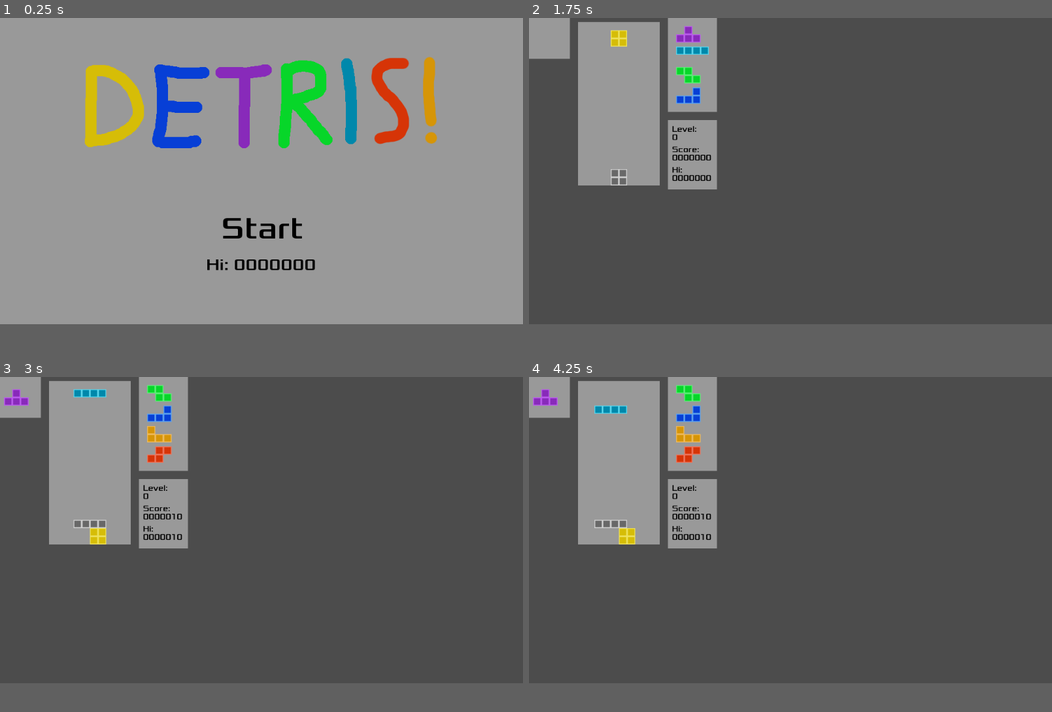
Above: before the commit, frames 1-4 (two rows, left to right).
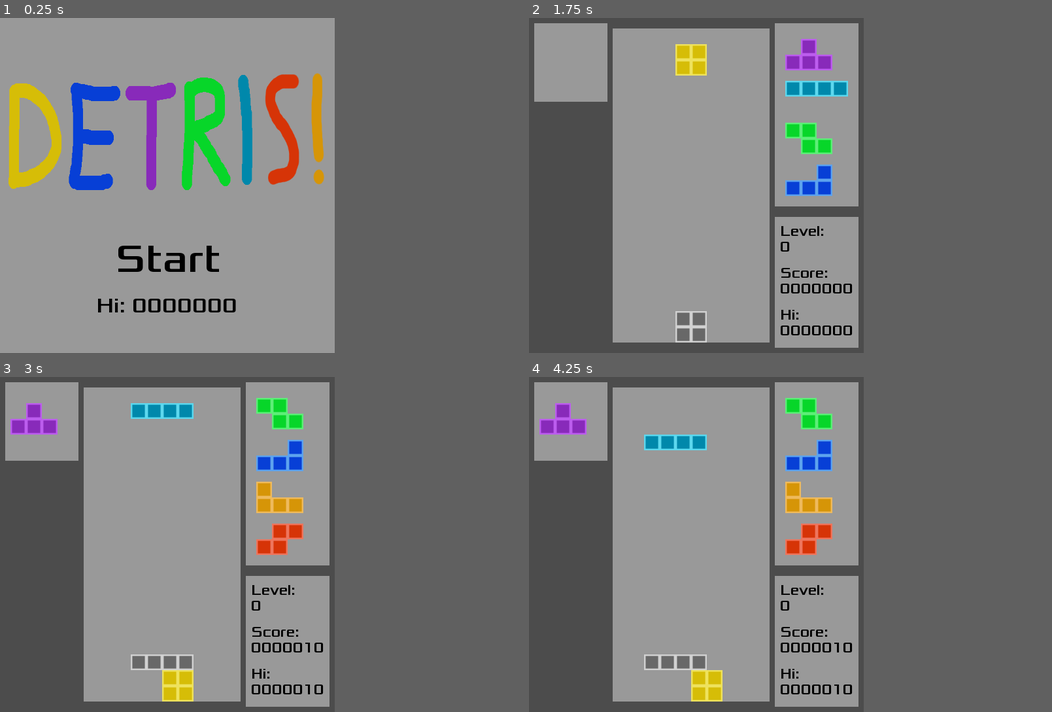
Above: after the commit, the same moments.

Repository: Boyquotes/Godot-Detris
Game: Godot game, scene res://TitleScreen.tscn
Same seed, same stepped clock (60 frames per second), same inputs: the game is played once before the commit and once after it. The project has no main scene, so this scene is started directly. Sound files missing from this copy of the repository are replaced by a short silence.
Inputs:
- Up to frame 1 (0.25 s): no input
- Up to frame 2 (1.75 s): tap Enter at 0.5 s; hold D (mino_right) 0.53-1.28 s; hold Z (mino_anticlockwise) 0.53-1.28 s; hold A (mino_left) from 1.28 s (still down); tap X (mino_clockwise) at 1.35 s
- Up to frame 3 (3 s): tap Space at 2 s; release A (mino_left) at 2.03 s; hold W (mino_hard_drop) 2.03-2.78 s; hold D (mino_right) from 2.03 s (still down); tap Shift (mino_hold) at 2.85 s
- Up to frame 4 (4.25 s): tap Enter at 3.5 s; release D (mino_right) at 3.53 s; hold A (mino_left) from 3.53 s (still down); hold S (mino_soft_drop) from 3.53 s (still down)
The window is 800x468 before the commit and 512x512 after it. Grey fills any space a smaller window leaves; there, only what the larger window draws over its background counts as a difference.

The runs differ from the first frame. In frame 1, 15% of the frame differs, in the area x 1-84%, y 11-88%; in frame 2, 40%; in frame 3, 40%, in the area x 0-63%, y 0-99%; in frame 4, 40%.

Commit message:
Resize entire game

Diff:
--- a/Hold.tscn
+++ b/Hold.tscn
@@ -6,8 +6,8 @@
 script = ExtResource( 2 )
 
 [node name="Panel" type="Panel" parent="."]
-margin_right = 80.0
-margin_bottom = 80.0
+margin_right = 112.0
+margin_bottom = 120.0
 __meta__ = {
 "_edit_use_anchors_": false
 }
--- a/Matrix.gd
+++ b/Matrix.gd
@@ -29,7 +29,7 @@
 
 
 func _ready() -> void:
-	$Panel.rect_size = Vector2(WIDTH, HEIGHT) * 16
+	$Panel.rect_size = Vector2(WIDTH, HEIGHT) * Mino.SIZE
 	emit_signal("queued_mino_requested")
 
 
@@ -69,13 +69,13 @@
 				var target_x = mino.x + i
 				var target_y = mino.y + j + drop_distance
 				if not grid[target_x + WIDTH * target_y]:
-					var r = Rect2(Vector2(target_x, target_y) * 16, Vector2.ONE * 16)
+					var r = Rect2(Vector2(target_x, target_y) * Mino.SIZE, Vector2.ONE * Mino.SIZE)
 					draw_texture_rect(SHADOW_TEX, r, false)
 
 	for i in WIDTH:
 		for j in HEIGHT:
 			if grid[i + j * WIDTH]:
-				var r = Rect2(Vector2(i, j) * 16, Vector2.ONE * 16)
+				var r = Rect2(Vector2(i, j) * Mino.SIZE, Vector2.ONE * Mino.SIZE)
 				draw_texture_rect(Mino.TEXTURES[grid[i + j * WIDTH]], r, false)
 
 
--- a/Matrix.tscn
+++ b/Matrix.tscn
@@ -27,8 +27,8 @@
 
 [node name="Panel" type="Panel" parent="."]
 show_behind_parent = true
-margin_right = 160.0
-margin_bottom = 320.0
+margin_right = 240.0
+margin_bottom = 480.0
 __meta__ = {
 "_edit_use_anchors_": false
 }
--- a/Mino.gd
+++ b/Mino.gd
@@ -12,6 +12,8 @@
 	J,
 }
 
+const SIZE = 24
+
 const TEXTURES = {
 	T: preload("res://textures/T.png"),
 	O: preload("res://textures/O.png"),
@@ -216,7 +218,7 @@
 	for i in 4:
 		for j in 4:
 			if SHAPES[shape][rot][i + 4 * j]:
-				var r = Rect2(Vector2(i, j) * 16, Vector2.ONE * 16)
+				var r = Rect2(Vector2(i, j) * SIZE, Vector2.ONE * SIZE)
 				draw_texture_rect(TEXTURES[shape], r, false)
 
 
--- a/Playfield.tscn
+++ b/Playfield.tscn
@@ -10,15 +10,16 @@
 script = ExtResource( 4 )
 
 [node name="Hold" parent="." instance=ExtResource( 1 )]
+position = Vector2( 8, 8 )
 
 [node name="Matrix" parent="." instance=ExtResource( 2 )]
-position = Vector2( 96, 8 )
+position = Vector2( 128, 16 )
 
 [node name="Queue" parent="." instance=ExtResource( 3 )]
-position = Vector2( 272, 0 )
+position = Vector2( 376, 8 )
 
 [node name="ScoreBoard" parent="." instance=ExtResource( 5 )]
-position = Vector2( 272, 200 )
+position = Vector2( 376, 304 )
 
 [connection signal="held_mino_requested" from="Matrix" to="." method="_on_Matrix_held_mino_requested"]
 [connection signal="queued_mino_requested" from="Matrix" to="." method="_on_Matrix_queued_mino_requested"]
--- a/Queue.tscn
+++ b/Queue.tscn
@@ -7,8 +7,8 @@
 script = ExtResource( 1 )
 
 [node name="Panel" type="Panel" parent="."]
-margin_right = 96.0
-margin_bottom = 184.0
+margin_right = 128.0
+margin_bottom = 280.0
 __meta__ = {
 "_edit_use_anchors_": false
 }
@@ -17,10 +17,10 @@
 position = Vector2( 16, 0 )
 
 [node name="Mino2" parent="." instance=ExtResource( 2 )]
-position = Vector2( 16, 40 )
+position = Vector2( 16, 64 )
 
 [node name="Mino3" parent="." instance=ExtResource( 2 )]
-position = Vector2( 16, 80 )
+position = Vector2( 16, 128 )
 
 [node name="Mino4" parent="." instance=ExtResource( 2 )]
-position = Vector2( 16, 120 )
+position = Vector2( 16, 192 )
--- a/ScoreBoard.tscn
+++ b/ScoreBoard.tscn
@@ -6,8 +6,8 @@
 script = ExtResource( 1 )
 
 [node name="Panel" type="Panel" parent="."]
-margin_right = 96.0
-margin_bottom = 136.0
+margin_right = 128.0
+margin_bottom = 200.0
 __meta__ = {
 "_edit_use_anchors_": false
 }
@@ -17,8 +17,8 @@
 anchor_bottom = 0.5
 margin_left = 8.0
 margin_top = 8.0
-margin_right = 73.0
-margin_bottom = 28.0
+margin_right = 86.0
+margin_bottom = 38.0
 text = "Level:"
 __meta__ = {
 "_edit_use_anchors_": false
@@ -26,18 +26,21 @@
 
 [node name="LevelNumber" type="Label" parent="."]
 margin_left = 8.0
-margin_top = 24.0
+margin_top = 32.0
 margin_right = 48.0
-margin_bottom = 44.0
+margin_bottom = 62.0
 text = "0"
+__meta__ = {
+"_edit_use_anchors_": false
+}
 
 [node name="ScoreText" type="Label" parent="."]
 anchor_top = 0.5
 anchor_bottom = 0.5
 margin_left = 8.0
-margin_top = 48.0
-margin_right = 78.0
-margin_bottom = 68.0
+margin_top = 72.0
+margin_right = 92.0
+margin_bottom = 102.0
 text = "Score:"
 __meta__ = {
 "_edit_use_anchors_": false
@@ -45,9 +48,9 @@
 
 [node name="ScoreNumber" type="Label" parent="."]
 margin_left = 8.0
-margin_top = 64.0
+margin_top = 96.0
 margin_right = 48.0
-margin_bottom = 84.0
+margin_bottom = 126.0
 text = "0"
 __meta__ = {
 "_edit_use_anchors_": false
@@ -57,9 +60,9 @@
 anchor_top = 0.5
 anchor_bottom = 0.5
 margin_left = 8.0
-margin_top = 88.0
+margin_top = 136.0
 margin_right = 48.0
-margin_bottom = 108.0
+margin_bottom = 166.0
 text = "Hi:"
 __meta__ = {
 "_edit_use_anchors_": false
@@ -67,7 +70,7 @@
 
 [node name="HiScoreNumber" type="Label" parent="."]
 margin_left = 8.0
-margin_top = 104.0
+margin_top = 160.0
 margin_right = 48.0
-margin_bottom = 124.0
+margin_bottom = 190.0
 text = "0"
--- a/TitleScreen.tscn
+++ b/TitleScreen.tscn
@@ -20,8 +20,8 @@
 script = ExtResource( 3 )
 
 [node name="Control" type="Control" parent="."]
-margin_right = 1024.0
-margin_bottom = 600.0
+margin_right = 512.0
+margin_bottom = 512.0
 theme = SubResource( 2 )
 __meta__ = {
 "_edit_use_anchors_": false
@@ -40,10 +40,11 @@
 anchor_top = 0.5
 anchor_right = 0.5
 anchor_bottom = 0.5
-margin_left = -376.0
-margin_top = -244.0
-margin_right = 372.0
-margin_bottom = -20.0
+margin_left = -264.0
+margin_top = -192.0
+margin_right = 484.0
+margin_bottom = 32.0
+rect_scale = Vector2( 0.7, 1 )
 texture = ExtResource( 1 )
 __meta__ = {
 "_edit_use_anchors_": false
--- a/fonts/Xolonium_dynamicfont.tres
+++ b/fonts/Xolonium_dynamicfont.tres
@@ -3,4 +3,5 @@
 [ext_resource path="res://fonts/Xolonium-Regular.ttf" type="DynamicFontData" id=1]
 
 [resource]
+size = 22
 font_data = ExtResource( 1 )
--- a/project.godot
+++ b/project.godot
@@ -26,6 +26,11 @@
 [autoload]
 
 Global="*res://Global.tscn"
+
+[display]
+
+window/size/width=512
+window/size/height=512
 
 [gui]
 
Not shown: 2 places in TitleScreen.tscn that only renumber resources
